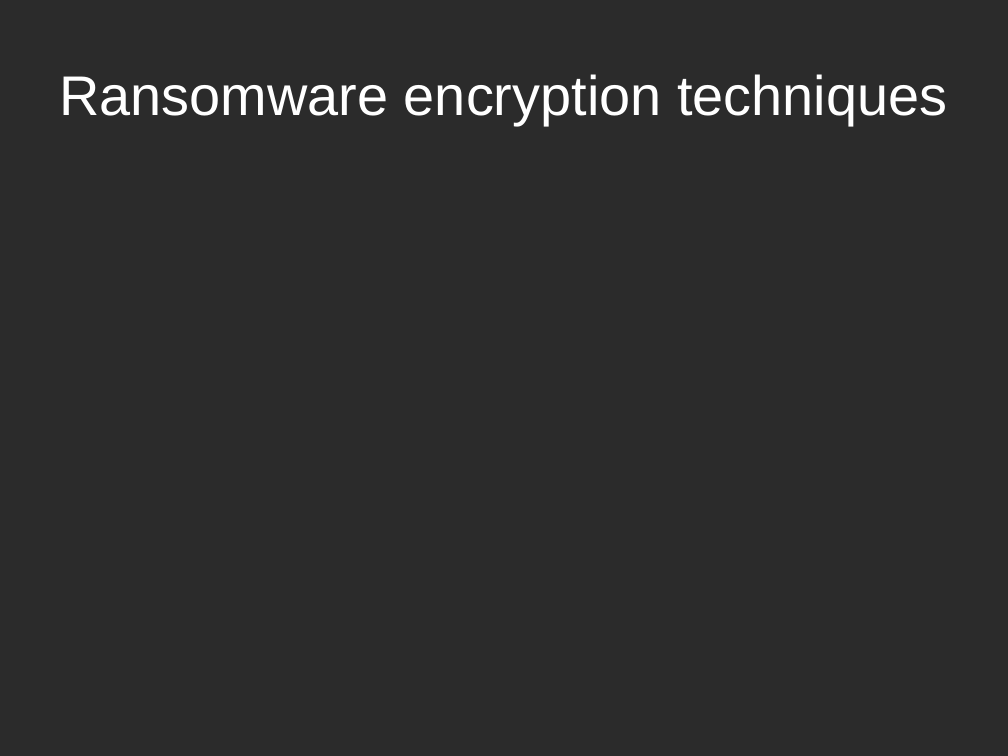
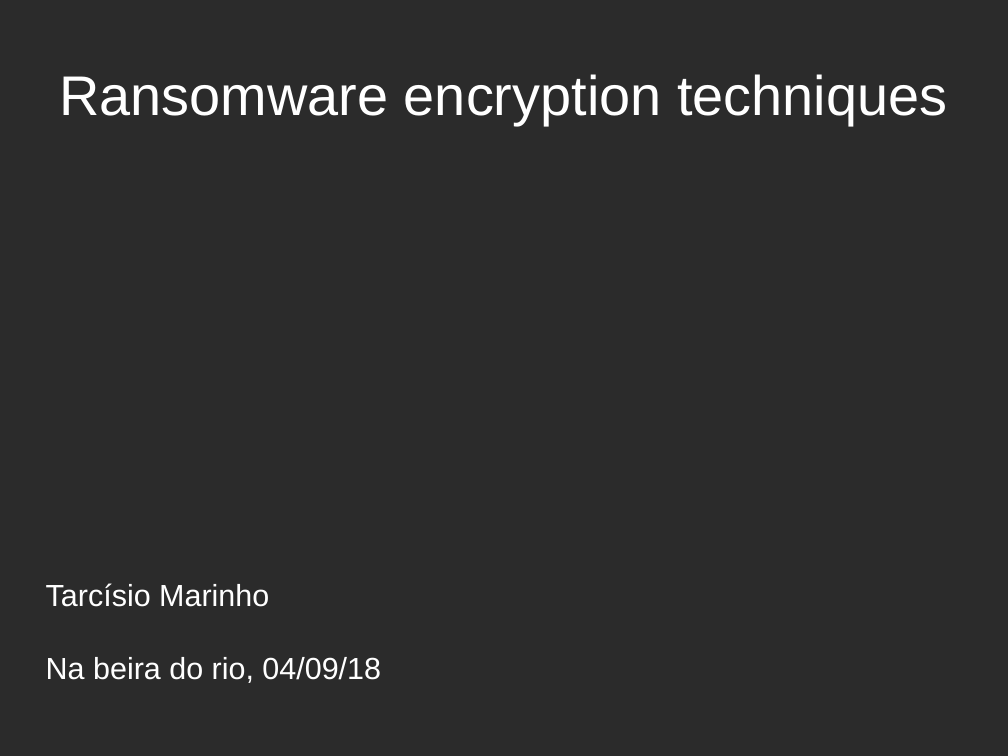
Before and after one commit to tarcisio-marinho/GonnaCry, a slide deck: slide 1 of Python/new_ransomware/na_beira_do_rio.odp. Drawn at 1008x756 pixels with LibreOffice and Linux fonts; fonts in the diff are those of the drawing; background and template pictures are left out; a plain dark background stands for a picture behind light text. Boxes give left, top, right and bottom in pixels: in the first picture for what was removed or moved away, otherwise in the second. Text is boxed around its words. In the diff, an @@ line names an element or a change of style, - is before the commit and + after.

Commit message:
na beira do rio

```diff
--- a/Python/new_ransomware/na_beira_do_rio.odp
+++ b/Python/new_ransomware/na_beira_do_rio.odp
@@ subtitle added at [46,583,381,683], 24 pt, text #FFFFFF @@
+Tarcísio Marinho
+Na beira do rio, 04/09/18
```
Also in this commit, not shown: 2 other slides changed, 1 slide added.
